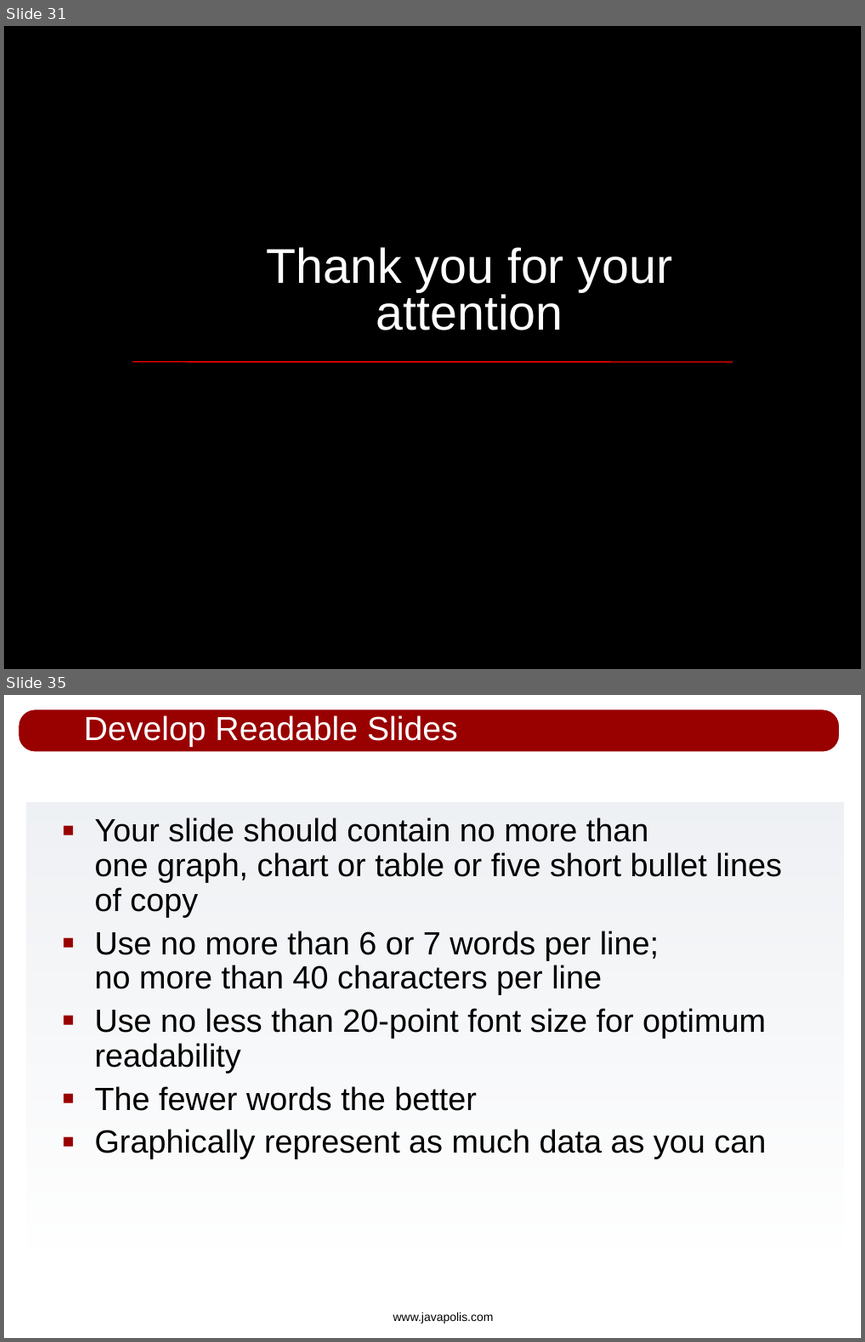
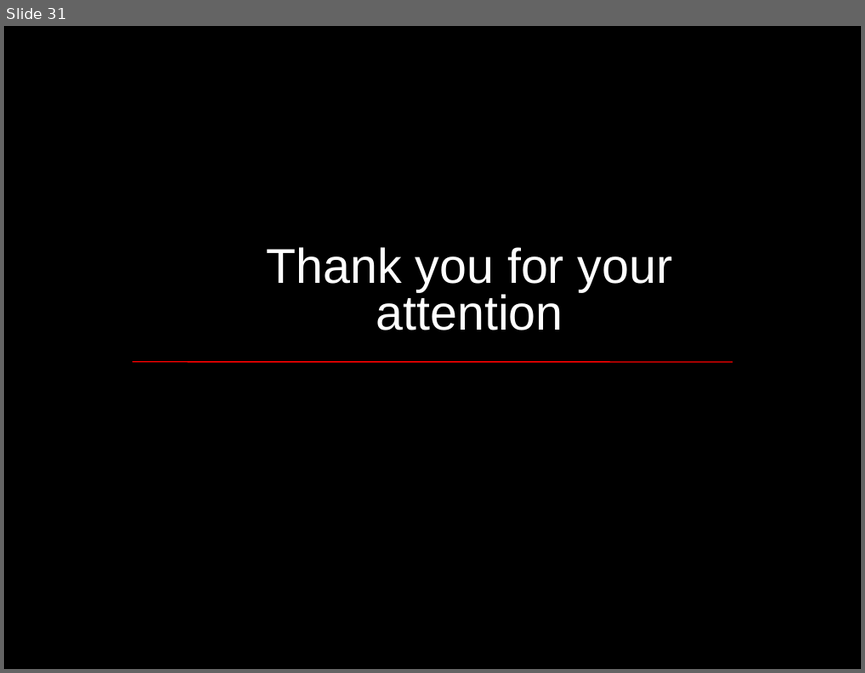
Before and after one commit to apache/incubator-kie-optaplanner, a slide deck: drools-solver/src/presentations/drools-solver_javapolis_2007.odp. Shown one above the other, each under a label of ours: slides 31 and 35 before the commit, slide 31 after it; the slides between them are not shown. The pictures are 865x1342 and 865x673 pixels, drawn with LibreOffice and Linux fonts; fonts in the diff are those of the drawing; background and template pictures are left out. Boxes give left, top, right and bottom in pixels: in the first picture for what was removed or moved away, otherwise in the second. Text is boxed around its words. In the diff, an @@ line names an element or a change of style, - is before the commit and + after.

```diff
--- a/drools-solver/src/presentations/drools-solver_javapolis_2007.odp
+++ b/drools-solver/src/presentations/drools-solver_javapolis_2007.odp
@@ slide 35 removed at [4,695,861,1338], background #FFFFFF @@
@@ rounded rectangle removed at [18,709,840,753] @@
@@ title removed at [84,715,458,747] @@
-Develop Readable Slides
@@ rectangle removed at [26,802,844,1259] @@
@@ text removed at [95,817,782,1158] @@
-■ Your slide should contain no more than
-  one graph, chart or table or five short bullet lines of copy
-■ Use no more than 6 or 7 words per line;
-  no more than 40 characters per line
-■ Use no less than 20-point font size for optimum readability
-■ The fewer words the better
-■ Graphically represent as much data as you can
@@ text removed at [393,1312,494,1323] @@
-www.javapolis.com
```
Also in this commit, not shown: 3 slides changed, 7 other slides removed.
